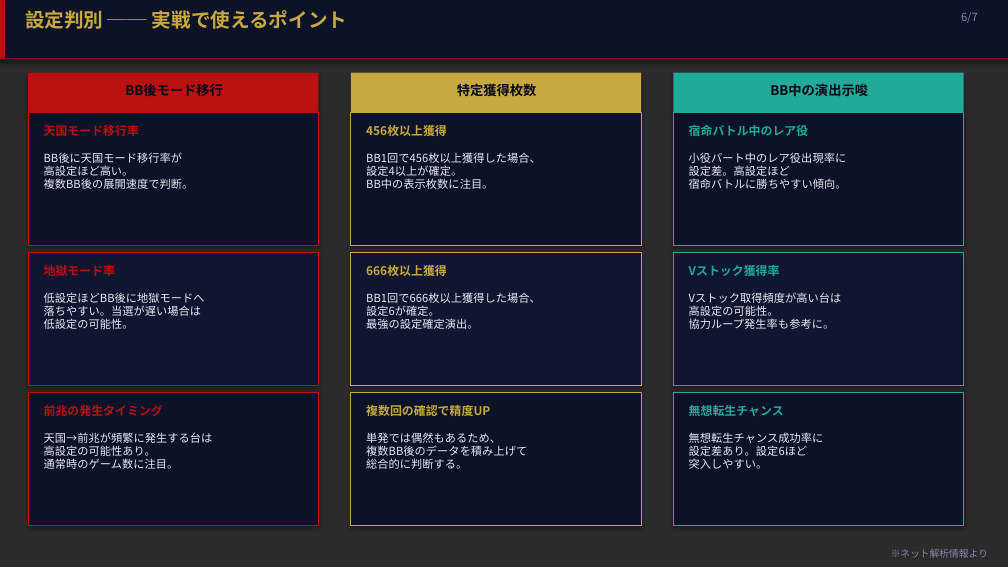
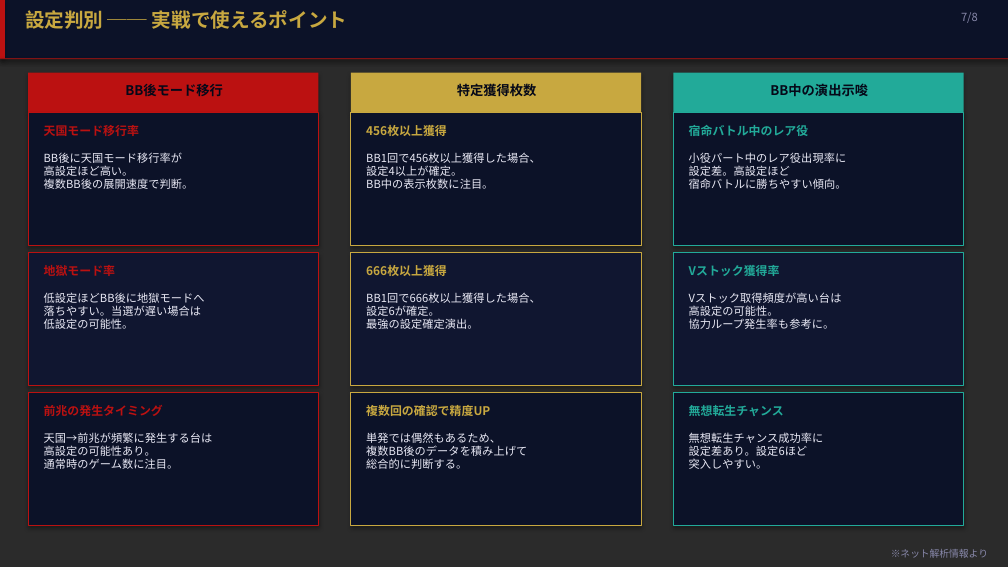
Before and after one commit to hkadoya-eng/slocri, a slide deck: slide 7 of proposals/機種分析/北斗の拳/hokuto_analysis.pptx (slide 6 before the commit). Drawn at 1008x567 pixels with LibreOffice and Linux fonts; fonts in the diff are those of the drawing; background and template pictures are left out; a plain dark background stands for a picture behind light text. Boxes give left, top, right and bottom in pixels: in the first picture for what was removed or moved away, otherwise in the second. Text is boxed around its words. In the diff, an @@ line names an element or a change of style, - is before the commit and + after.

```diff
--- a/proposals/機種分析/北斗の拳/hokuto_analysis.pptx
+++ b/proposals/機種分析/北斗の拳/hokuto_analysis.pptx
@@ text at (961,12,978,23): text changed @@
-6/7
+7/8
```
Also in this commit, not shown: 3 other slides changed, 1 slide added, 5 other files.
